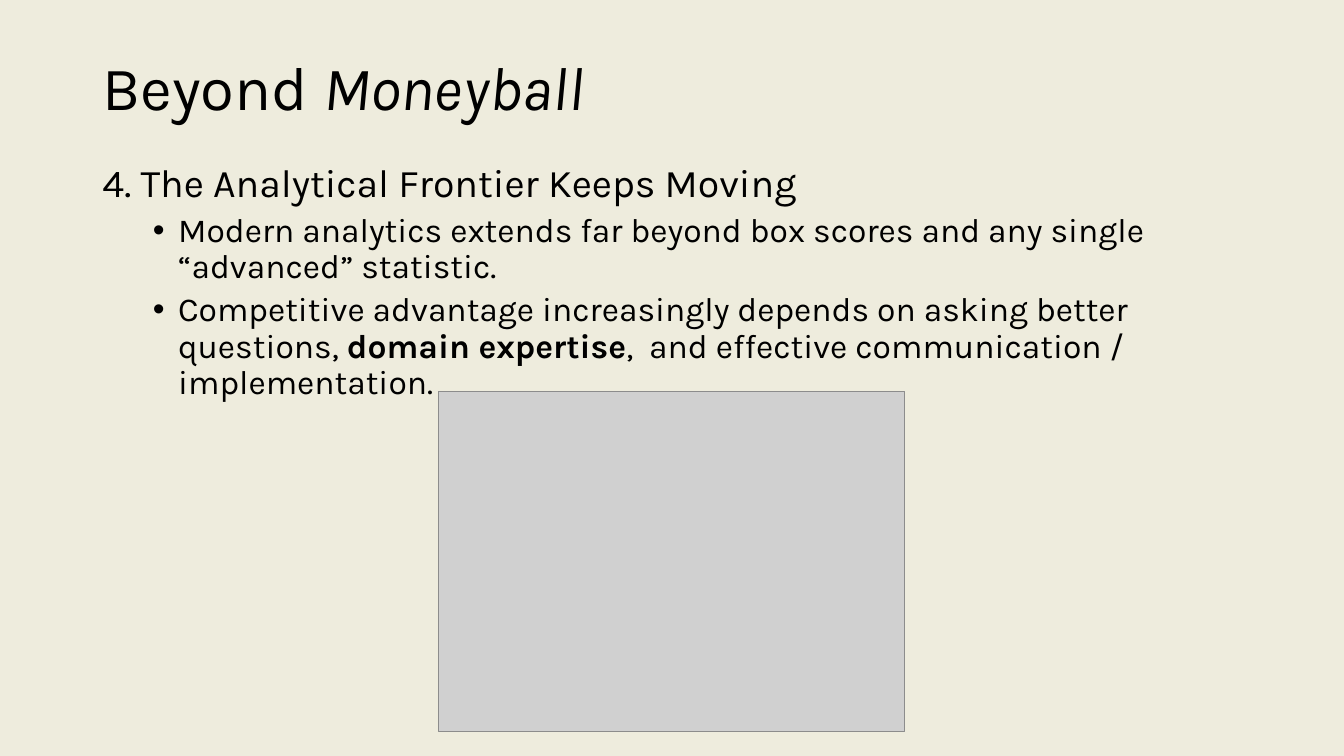
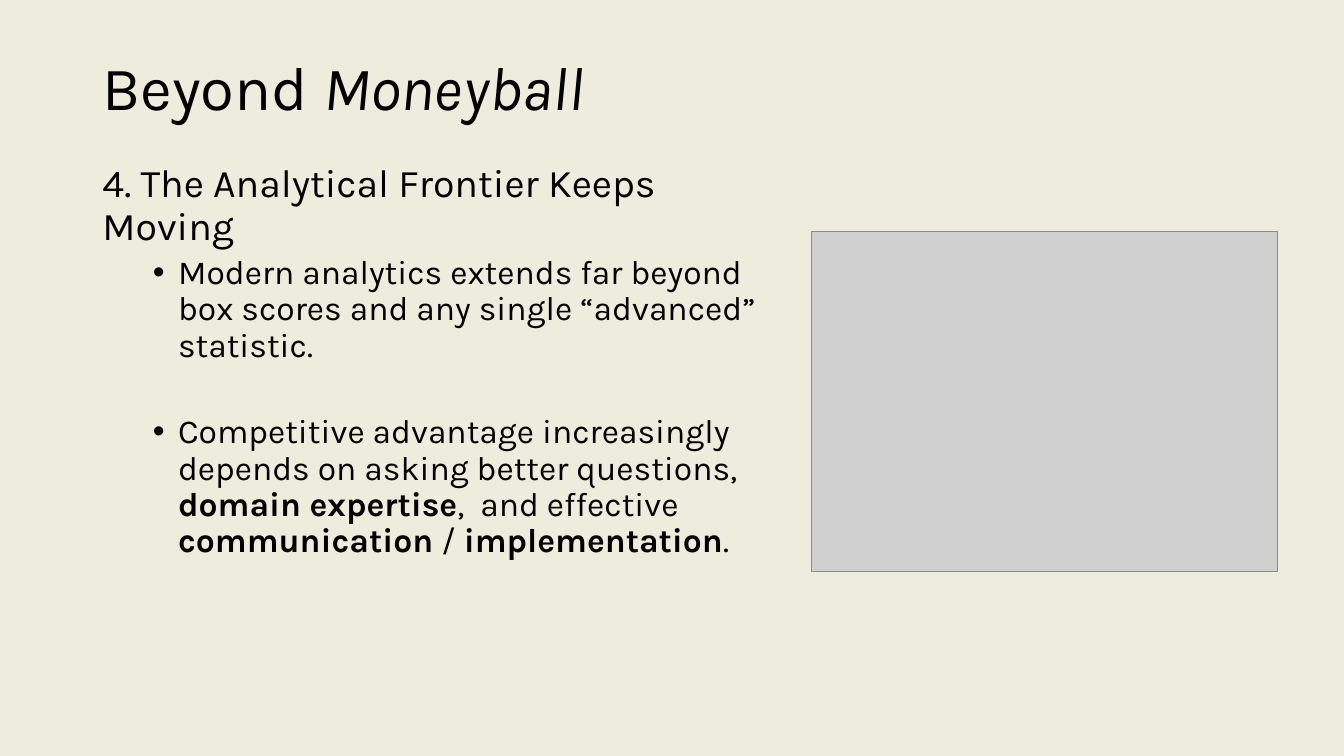
Before and after one commit to onishisaryu/HES-3000-Sports-Data-Analytics, a slide deck: slide 20 of pptx/Lecture1.pptx. Drawn at 1344x756 pixels with LibreOffice and Linux fonts; fonts in the diff are those of the drawing; grey boxes stand for pictures. Boxes give left, top, right and bottom in pixels: in the first picture for what was removed or moved away, otherwise in the second. Text is boxed around its words. In the diff, an @@ line names an element or a change of style, - is before the commit and + after.

```diff
--- a/pptx/Lecture1.pptx
+++ b/pptx/Lecture1.pptx
@@ picture: place and size @@
-picture at <box>440,391,905,732</box>
+picture at <box>812,231,1277,572</box>
@@ text at <box>178,420,737,560</box>: bold on in "communication implementation." @@
```
Also in this commit, not shown: 10 other slides changed, 2 other files.
